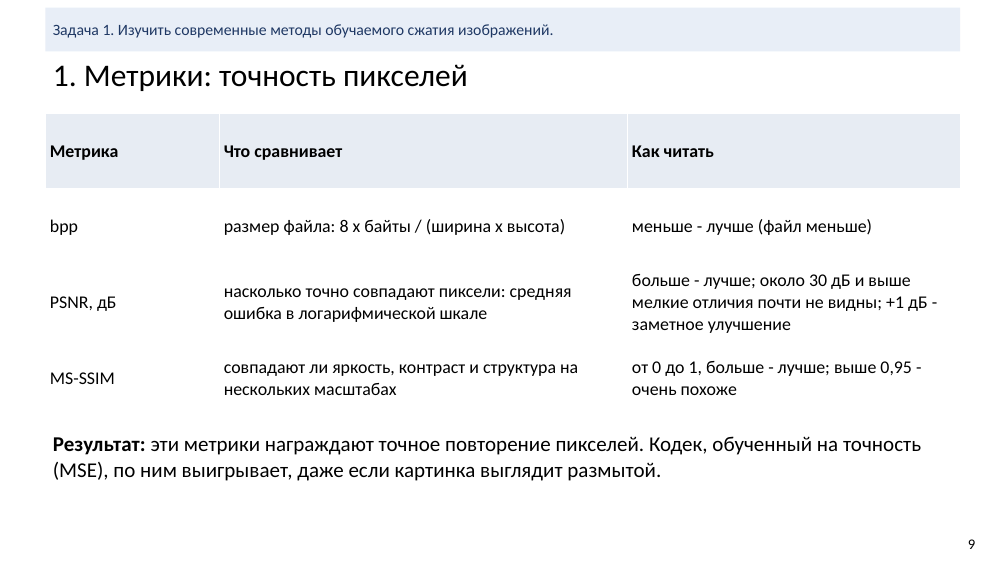
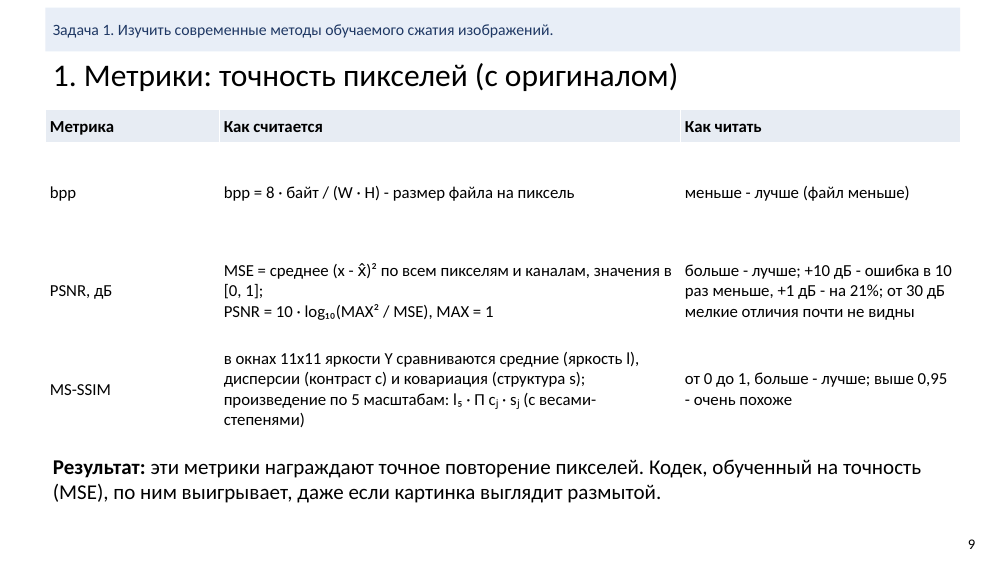
Before and after one commit to KDMCrypto/Deep-Image-Compression, a slide deck: slide 9 of documentation/cv-project-compression.pptx. Drawn at 1008x567 pixels with LibreOffice and Linux fonts; fonts in the diff are those of the drawing. Boxes give left, top, right and bottom in pixels: in the first picture for what was removed or moved away, otherwise in the second. Text is boxed around its words. In the diff, an @@ line names an element or a change of style, - is before the commit and + after.

Commit message:
Rework the project notebook and slides after the second review
- metric formulas (PSNR, MS-SSIM, LPIPS, DISTS, CLIP-IQA, MUSIQ) and decibels
- what was taken ready-made and what was done
- DIV2K validation: overfitting check of the 4 final models and the choice
  of the crop source on validation (bootstrap intervals)
- training-crops figure with both frames and the reasons for crops
- bits needed for equal quality and compression ratios against PNG
- strongly enlarged regions at equal file size and an error map
- decode check in code_image (retry if the bitstream decodes wrongly)

```diff
--- a/documentation/cv-project-compression.pptx
+++ b/documentation/cv-project-compression.pptx
@@ title at box(53, 63, 678, 91): text changed @@
-1. Метрики: точность пикселей
+1. Метрики: точность пикселей (с оригиналом)
@@ table at box(45, 110, 960, 439) @@
-row 1, column 2: Что сравнивает
+row 1, column 2: Как считается
-row 2, column 2: размер файла: 8 x байты / (ширина x высота)
+row 2, column 2: bpp = 8 · байт / (W · H) - размер файла на пиксель
-row 3, column 2: насколько точно совпадают пиксели: средняя ошибка в логарифмической шкале
+row 3, column 2: MSE = среднее (x - x̂)² по всем пикселям и каналам, значения в [0, 1]; / PSNR = 10 · log₁₀(MAX² / MSE), MAX = 1
-row 3, column 3: больше - лучше; около 30 дБ и выше мелкие отличия почти не видны; +1 дБ - заметное улучшение
+row 3, column 3: больше - лучше; +10 дБ - ошибка в 10 раз меньше, +1 дБ - на 21%; от 30 дБ мелкие отличия почти не видны
-row 4, column 2: совпадают ли яркость, контраст и структура на нескольких масштабах
+row 4, column 2: в окнах 11x11 яркости Y сравниваются средние (яркость l), дисперсии (контраст c) и ковариация (структура s); произведение по 5 масштабам: l₅ · Π cⱼ · sⱼ (с весами-степенями)
@@ size 17 to 16 pt in "Метрика", "Как читать", "bpp", "меньше - лучше (файл меньше)" and 3 more places @@
@@ text "Результат: эти метрики награждают точное ...": place and size @@
-text "Результат: эти метрики награждают точное ..." at box(53, 436, 921, 481)
+text "Результат: эти метрики награждают точное ..." at box(53, 459, 921, 503)
```
Also in this commit, not shown: 27 other slides changed, 10 slides added, 19 other files.
